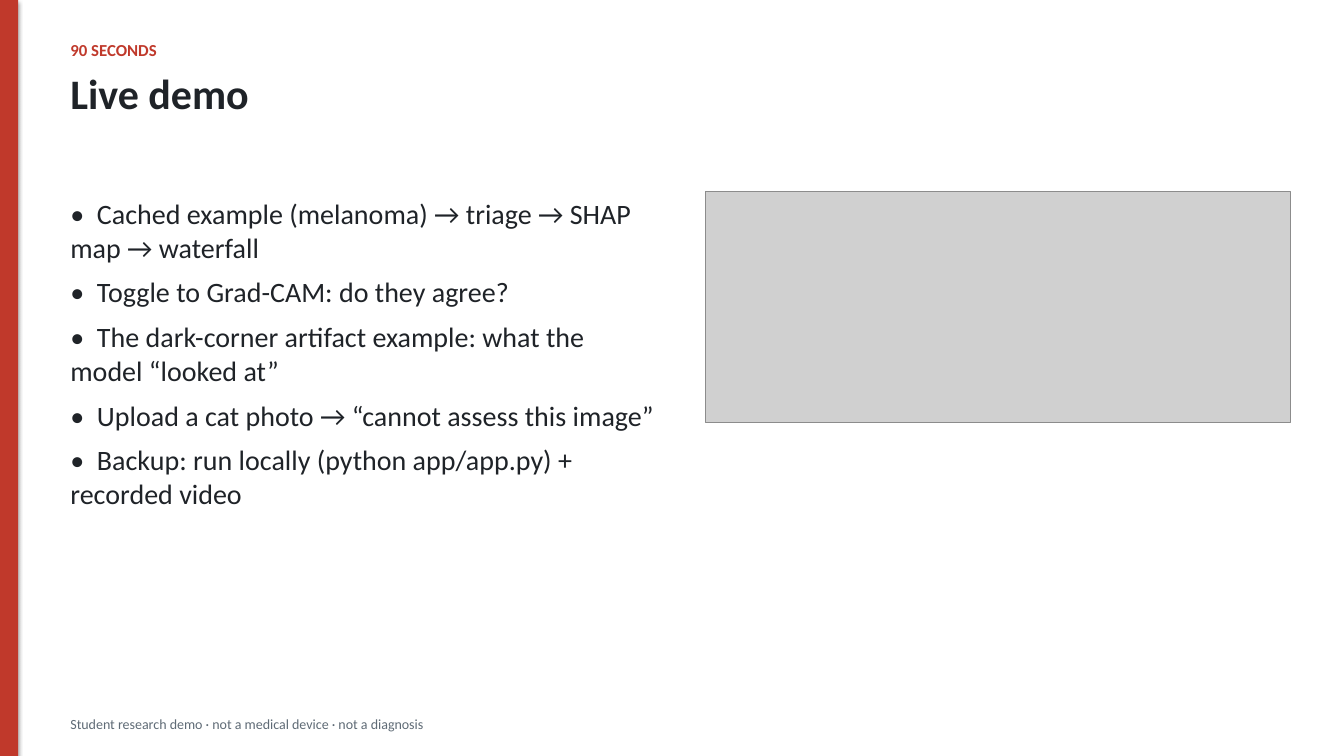
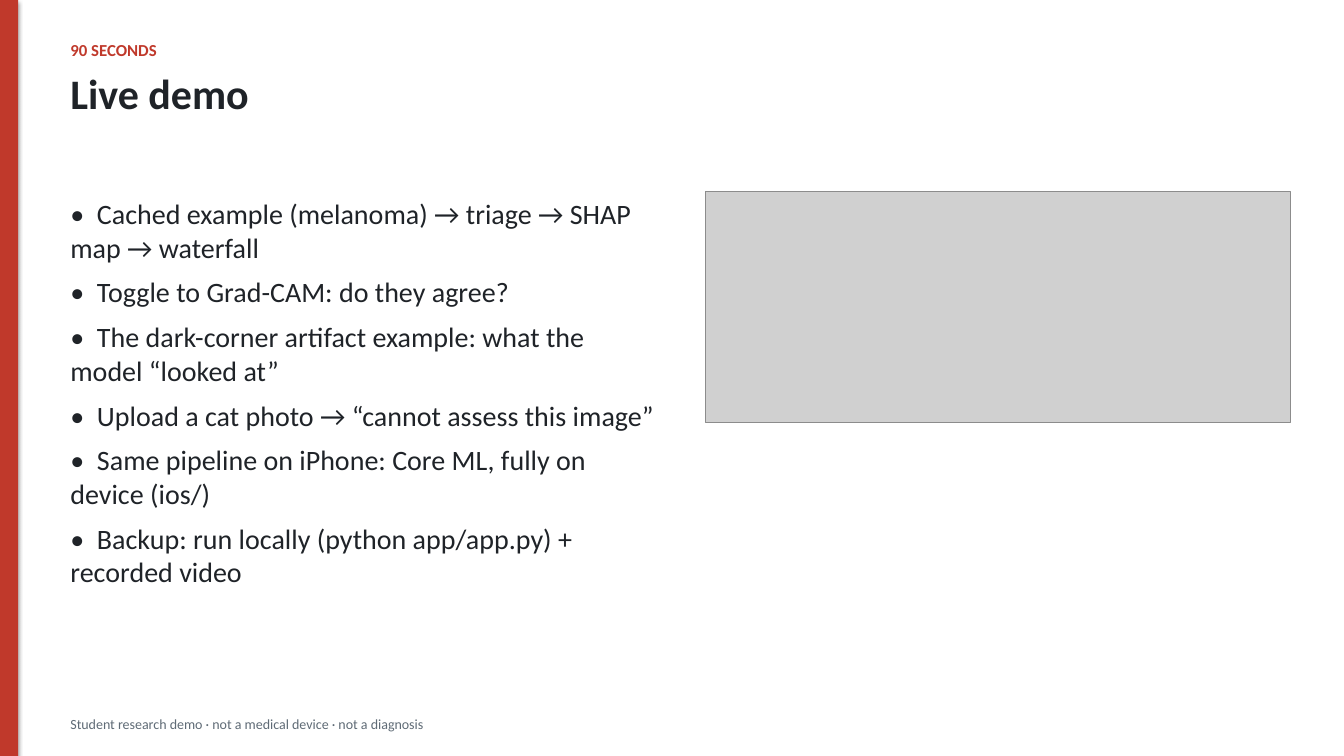
Before and after one commit to link-coder100788/skin-lesion, a slide deck: slide 4 of slides/pitch.pptx. Drawn at 1344x756 pixels with LibreOffice and Linux fonts; fonts in the diff are those of the drawing; grey boxes stand for pictures. Boxes give left, top, right and bottom in pixels: in the first picture for what was removed or moved away, otherwise in the second. Text is boxed around its words. In the diff, an @@ line names an element or a change of style, - is before the commit and + after.

```diff
--- a/slides/pitch.pptx
+++ b/slides/pitch.pptx
@@ text at <box>70,450,586,508</box>: paragraph added @@
+• Same pipeline on iPhone: Core ML, fully on device (ios/)
```
Also in this commit, not shown: 13 other files.
